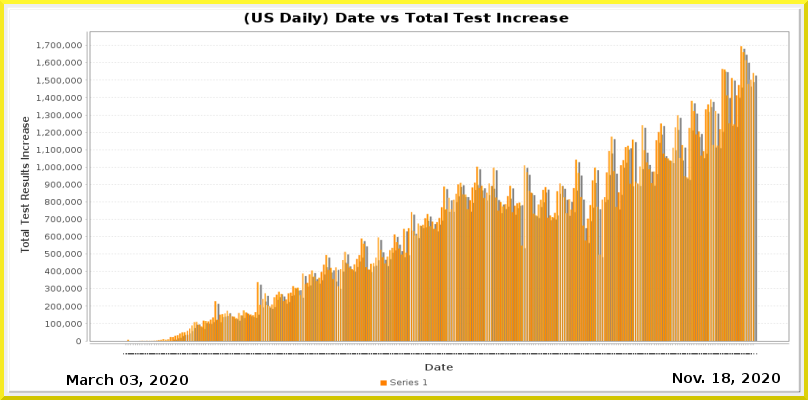
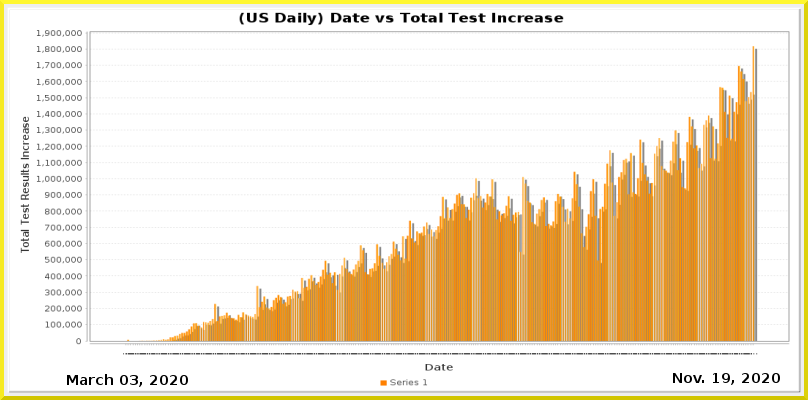
Two versions of the same layered image (808 x 400). Layer-by-layer changes:
painted on "Current Date" over (722, 373, 730, 383)
painted on "Date_vs_TestIncrease.png" over (36, 12, 788, 355)
